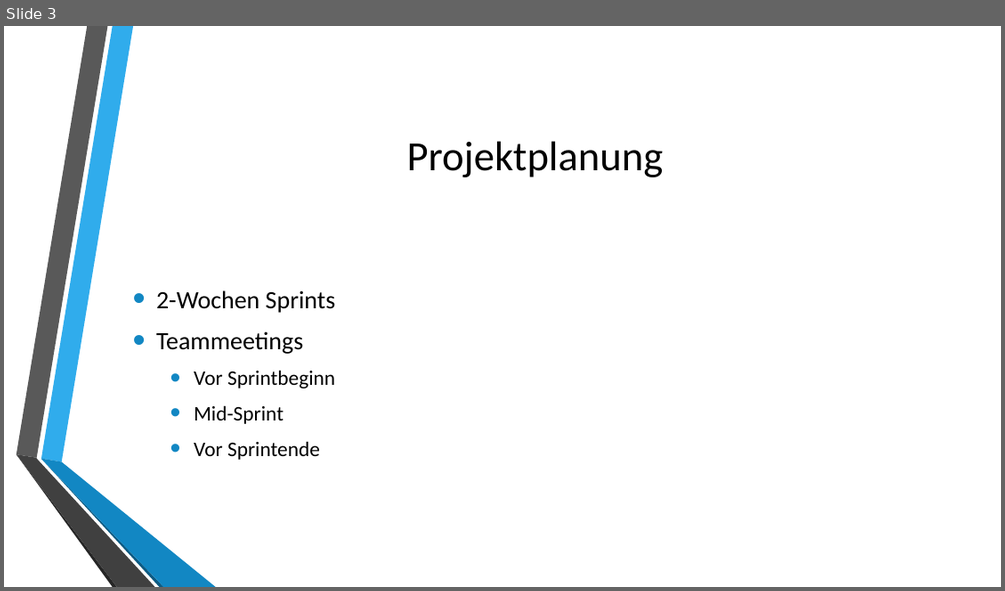
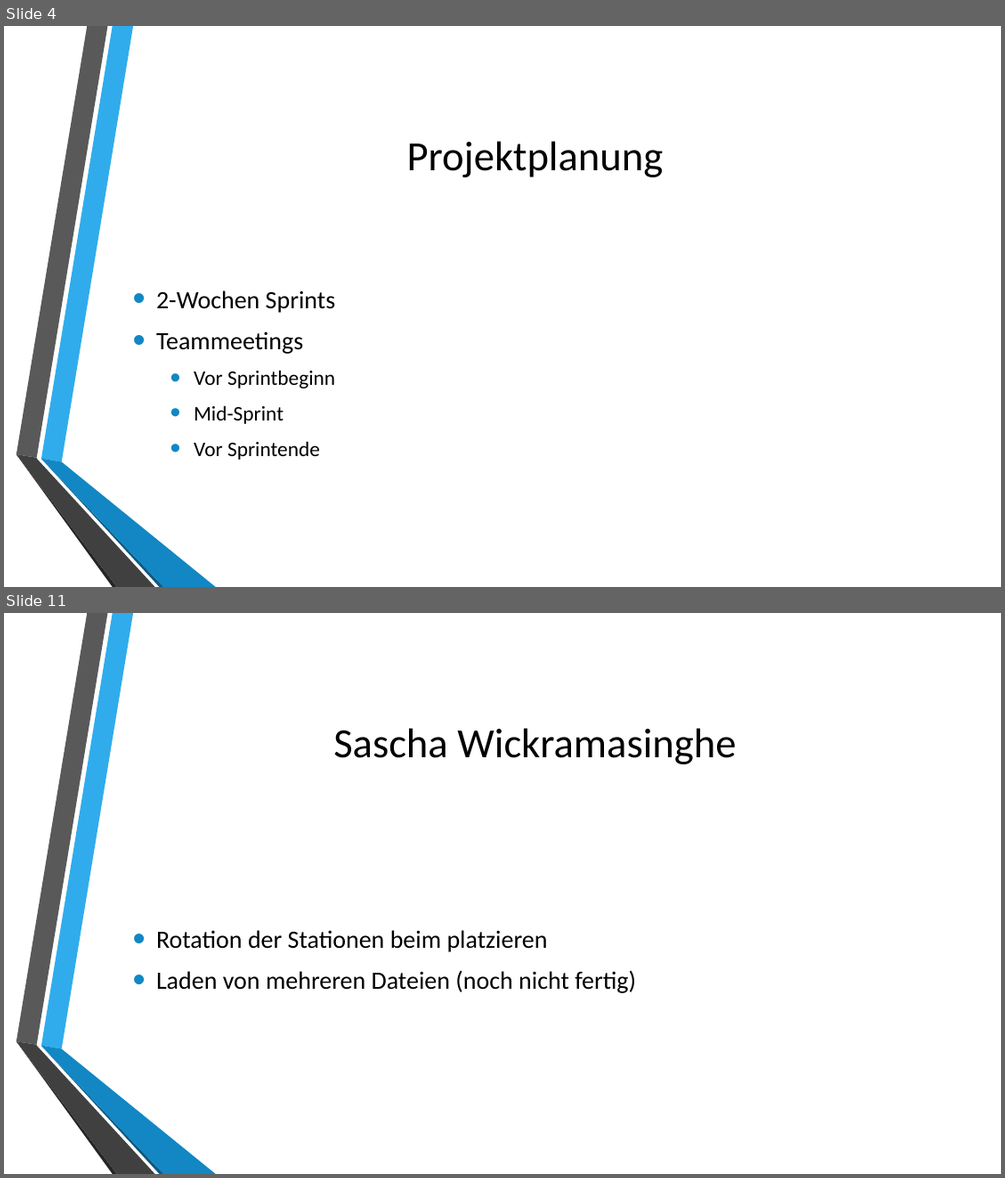
Before and after one commit to sascha202295/unityunit, a slide deck: Präsentation/Präsentation_UnityUnit.pptx. Shown one above the other, each under a label of ours: slide 3 before the commit, slides 4 and 11 after it; the slides between them are not shown. The pictures are 1005x591 and 1005x1178 pixels, drawn with LibreOffice and Linux fonts; fonts in the diff are those of the drawing; background and template pictures are left out. Boxes give left, top, right and bottom in pixels: in the first picture for what was removed or moved away, otherwise in the second. Text is boxed around its words. In the diff, an @@ line names an element or a change of style, - is before the commit and + after.

```diff
--- a/Präsentation/Präsentation_UnityUnit.pptx
+++ b/Präsentation/Präsentation_UnityUnit.pptx
@@ slide 11 added at (x1=4, y1=613, x2=1001, y2=1174), background picture (left out); not listed: 6 template elements that a slide beside it also shows @@
@@ title added at (x1=333, y1=728, x2=736, y2=764), 40 pt, text #000000 @@
+Sascha Wickramasinghe
@@ text added at (x1=156, y1=930, x2=636, y2=993), 24 pt, text #000000 @@
+• Rotation der Stationen beim platzieren
+• Laden von mehreren Dateien (noch nicht fertig)
@@ what was slide 3 is now slide 4 @@
```
Also in this commit, not shown: 3 slides changed, 7 other slides added, 1 slide removed.
